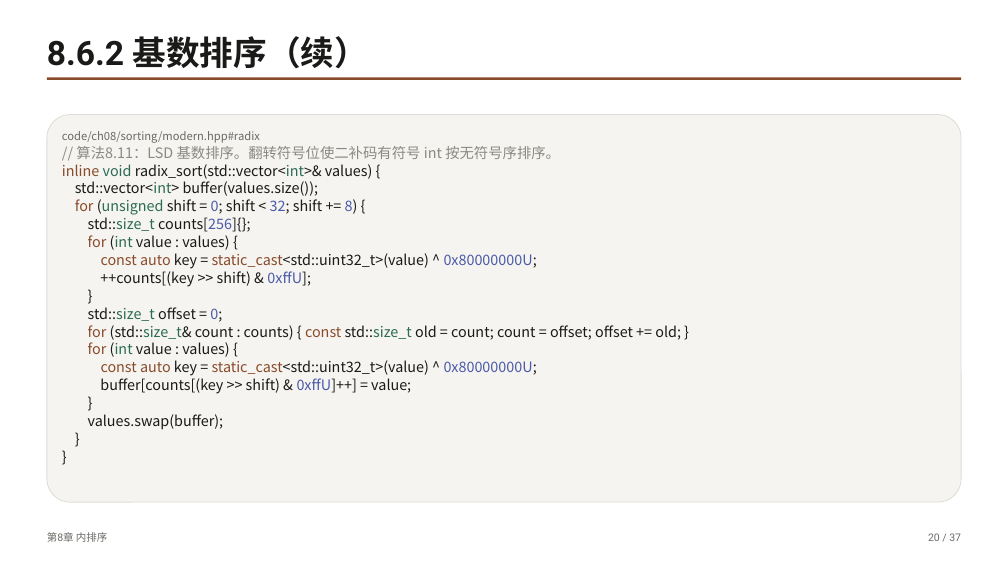
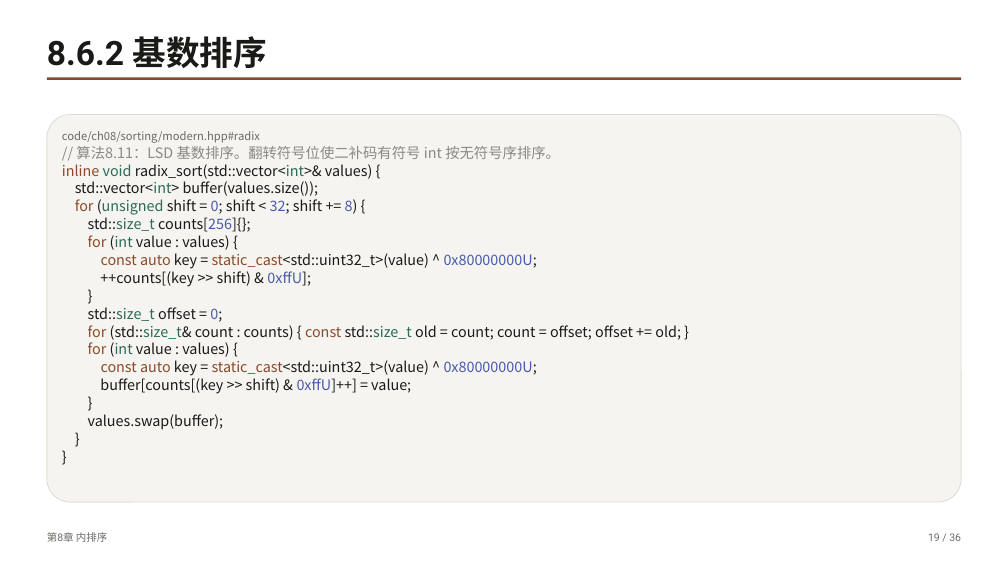
Before and after one commit to GMyhf/dsa-modernization, a slide deck: slide 19 of book/slides/pptx/ch08-sorting.pptx (slide 20 before the commit). Drawn at 1008x567 pixels with LibreOffice and Linux fonts; fonts in the diff are those of the drawing. Boxes give left, top, right and bottom in pixels: in the first picture for what was removed or moved away, otherwise in the second. Text is boxed around its words. In the diff, an @@ line names an element or a change of style, - is before the commit and + after.

```diff
--- a/book/slides/pptx/ch08-sorting.pptx
+++ b/book/slides/pptx/ch08-sorting.pptx
@@ text at (47,36,267,68): text changed @@
-8.6.2 基数排序（续）
+8.6.2 基数排序
@@ text at (928,533,961,541): text changed @@
-20 / 37
+19 / 36
```
Also in this commit, not shown: 35 other slides changed, 1 slide removed, 21 other files.
